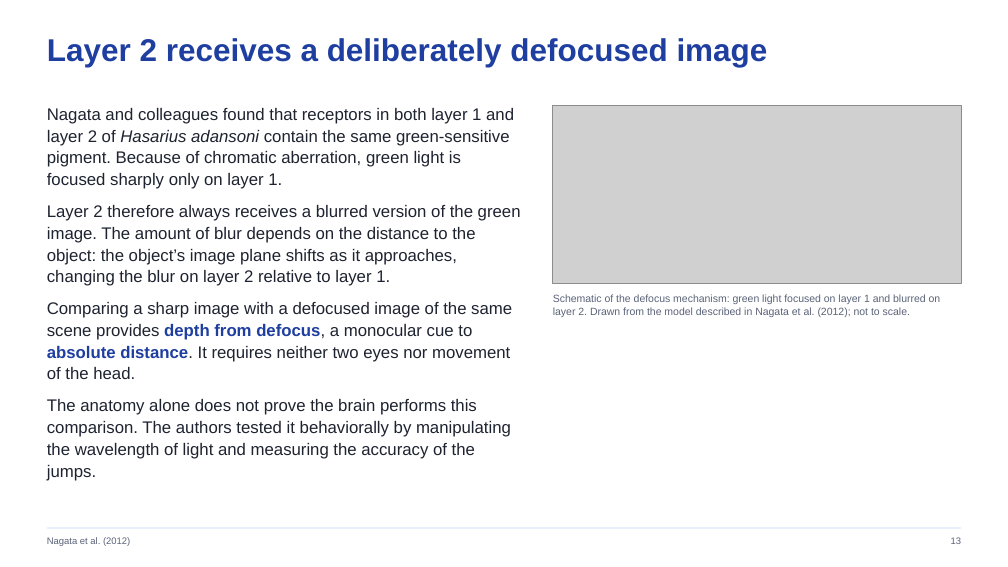
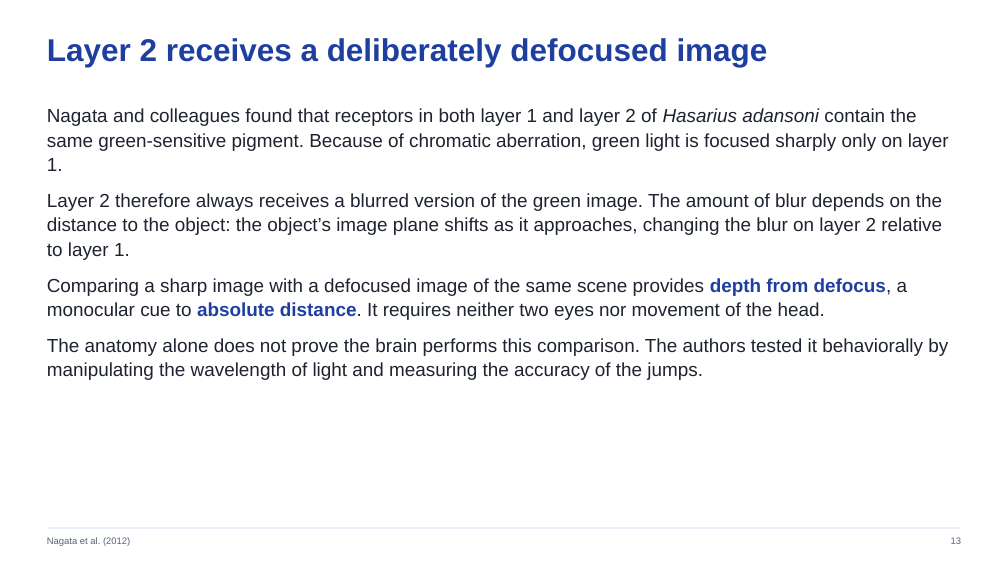
Before and after one commit to jordanxxlopez/NEUROETHOLOGY, a slide deck: slide 13 of lectures/L12/Neuroethology_Lecture12_FA2026.pptx. Drawn at 1008x567 pixels with LibreOffice and Linux fonts; fonts in the diff are those of the drawing; grey boxes stand for pictures. Boxes give left, top, right and bottom in pixels: in the first picture for what was removed or moved away, otherwise in the second. Text is boxed around its words. In the diff, an @@ line names an element or a change of style, - is before the commit and + after.

```diff
--- a/lectures/L12/Neuroethology_Lecture12_FA2026.pptx
+++ b/lectures/L12/Neuroethology_Lecture12_FA2026.pptx
@@ text "Nagata and colleagues found that ..." at [47,108,949,380]: size 16 to 18 pt; more space between paragraphs @@
@@ picture removed at [553,106,961,283] @@
@@ text removed at [553,294,941,317] @@
-Schematic of the defocus mechanism: green light focused on layer 1 and blurred on layer 2. Drawn from the model described in Nagata et al. (2012); not to scale.
```
Also in this commit, not shown: 16 other slides changed, 38 other files.
